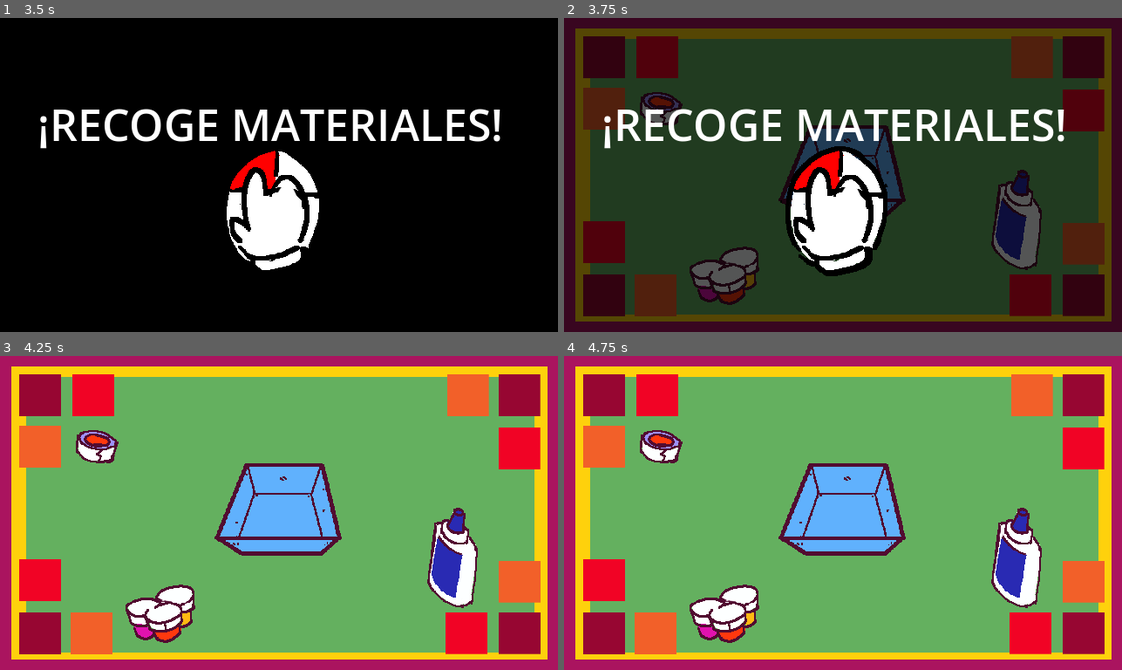
Above: before the commit, frames 1-4 (two rows, left to right).
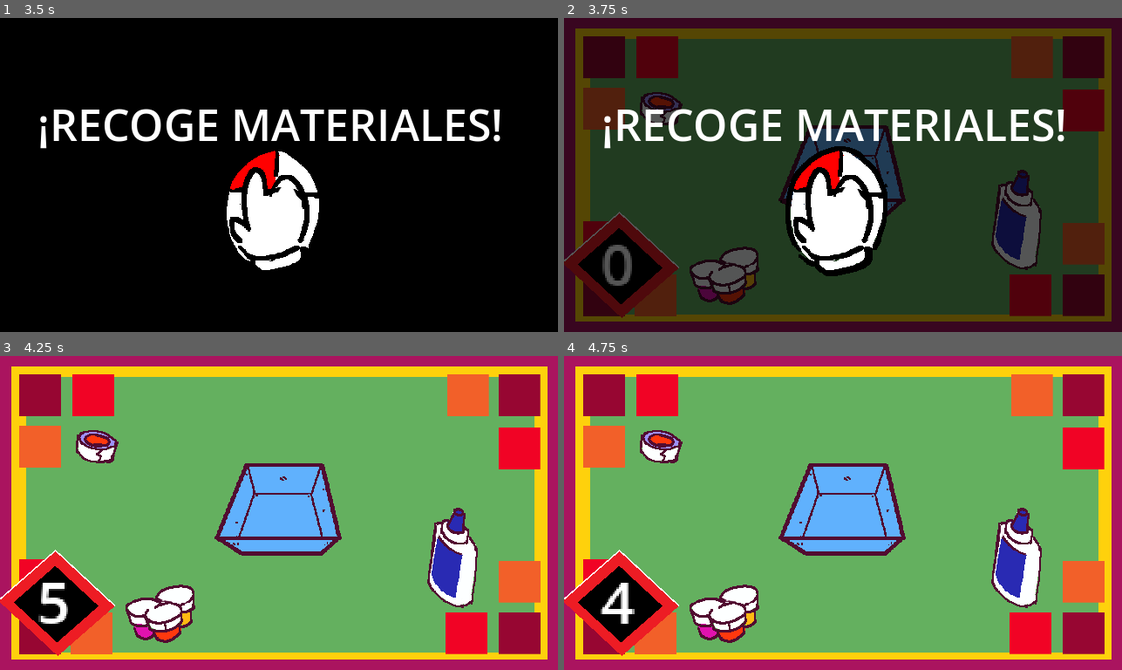
Above: after the commit, the same moments.

Repository: EricElMagenta/gamejammask2026
Game: Godot game, scene res://startmenu/startmenu.tscn
Two runs of this game, one before a commit and one after it. Both use one fixed random seed, a clock stepped at 60 frames per second and the inputs below.
Inputs (mouse positions are in pixels of both pictures, inside the frame that each line leads up to):
- Up to frame 1 (3.5 s): click (284, 209) at 0.5 s; click (284, 209) at 1.25 s; click (256, 269) at 2 s; tap Enter (ui_accept) at 2.75, 3.02 s; move the mouse to (401, 159) at 2.77 s; tap Space (presionar_tecla) at 2.85 s
- Up to frame 2 (3.75 s): tap Enter (ui_accept) at 3.5 s; move the mouse to (731, 190) at 3.52 s; tap Space (presionar_tecla) at 3.6 s
- Up to frame 3 (4.25 s): tap Enter (ui_accept) at 3.77 s
- Up to frame 4 (4.75 s): move the mouse to (898, 443) at 4.27 s; tap Space (presionar_tecla) at 4.35 s

Frame 1 is identical in both runs. In frame 2, 2.9% of the frame differs, in the area x 0-21%, y 61-96%; in frame 3, 3.6%; in frame 4, 3.6%.

Commit message:
Agregados efectos de sonido y tiempo a todos los niveles

Diff:
--- a/Level_3/node_2d.gd
+++ b/Level_3/node_2d.gd
@@ -21,6 +21,7 @@
 	time_label.text = str(round(timer.time_left))
 	# Detecta si la tecla se presiona solo una vez por pulsación
 	if Input.is_action_just_pressed("presionar_tecla") && !failure && can_dress:
+		AudioManager.play_put_mask()
 		contador += 1
 		actualizar_contador()
 		condicion_victoria()
@@ -29,7 +30,7 @@
 
 func mostrar_texto_victoria():
 	timer.stop()
-	label_victoria.visible = true # Hace visible el nodo
+	# label_victoria.visible = true # Hace visible el nodo
 	#label_victoria.text = "¡Condición cumplida!" # Cambia el texto si es necesario
 	textura_sprite.success = true
 	GameManager.total_score += 1
@@ -39,7 +40,7 @@
 func mostrar_texto_perder():
 	timer.stop()
 	failure = true
-	texto_perder.visible = true
+	# texto_perder.visible = true
 	await get_tree().create_timer(1).timeout
 	get_tree().change_scene_to_packed(next_scene)
 
--- a/Level_4/node_2d.gd
+++ b/Level_4/node_2d.gd
@@ -10,7 +10,7 @@
 
 @onready var result_label = $ResultLabel
 @onready var timer = $Timer
-@onready var time_label = $TimeLabel
+@onready var time_label = $TimerContainer/RichTextLabel
 
 func _ready():
 	time_label.text = str(round(timer.wait_time))
@@ -22,6 +22,7 @@
 
 
 func destroy_target(target):
+	AudioManager.play_pick_item()
 	target.queue_free()
 	score += 1
 	current_target = null
--- a/Level_4/node_2d.tscn
+++ b/Level_4/node_2d.tscn
@@ -10,6 +10,7 @@
 [ext_resource type="Script" path="res://Level_4/character_body_2d.gd" id="5_xnqte"]
 [ext_resource type="Texture2D" uid="uid://blnqm53cf480" path="res://assets/espacio.png" id="9_dtkkn"]
 [ext_resource type="Texture2D" uid="uid://brlvh8v2dvf86" path="res://assets/espacio2.png" id="10_qqurj"]
+[ext_resource type="Texture2D" uid="uid://c7cnw52l17r6p" path="res://assets/timer_placeholder.png" id="11_5hd1d"]
 
 [sub_resource type="SpriteFrames" id="SpriteFrames_7xll4"]
 animations = [{
@@ -108,6 +109,9 @@
 "speed": 2.0
 }]
 
+[sub_resource type="Theme" id="Theme_gf7nn"]
+default_font_size = 30
+
 [node name="Dance" type="Node2D"]
 modulate = Color(0, 0, 0, 1)
 script = ExtResource("1_p0cus")
@@ -223,6 +227,7 @@
 autostart = true
 
 [node name="ResultLabel" type="Label" parent="."]
+visible = false
 offset_left = 303.0
 offset_top = 104.0
 offset_right = 343.0
@@ -230,6 +235,7 @@
 theme_override_font_sizes/font_size = 50
 
 [node name="TimeLabel" type="Label" parent="."]
+visible = false
 offset_left = 392.0
 offset_right = 432.0
 offset_bottom = 23.0
@@ -275,6 +281,26 @@
 sprite_frames = SubResource("SpriteFrames_x0abx")
 autoplay = "default"
 
+[node name="TimerContainer" type="MarginContainer" parent="."]
+offset_left = 42.0
+offset_top = 237.0
+offset_right = 82.0
+offset_bottom = 280.0
+scale = Vector2(2.28, 2.12)
+
+[node name="RichTextLabel" type="RichTextLabel" parent="TimerContainer"]
+layout_mode = 2
+theme = SubResource("Theme_gf7nn")
+text = "6"
+
+[node name="Sprite2D" type="Sprite2D" parent="TimerContainer"]
+show_behind_parent = true
+position = Vector2(10.0877, 21.6981)
+rotation = 0.785398
+scale = Vector2(0.7, 0.7)
+skew = 0.0296706
+texture = ExtResource("11_5hd1d")
+
 [connection signal="body_entered" from="Bullseye" to="." method="_on_bullseye_body_entered"]
 [connection signal="body_exited" from="Bullseye" to="." method="_on_bullseye_body_exited"]
 [connection signal="area_entered" from="TargetStopper" to="TargetStopper" method="_on_area_entered"]
--- a/assets/Scenes/level_1.gd
+++ b/assets/Scenes/level_1.gd
@@ -5,6 +5,7 @@
 @onready var timer = $Timer
 @onready var time = %Time
 @onready var result_label = $ResultLabel
+@onready var time_label = $TimerContainer/RichTextLabel
 
 const SCORE_REQUIRED = 3
 
@@ -12,13 +13,13 @@
 
 
 func _ready():
-	time.text = str(timer.wait_time)
+	time_label.text = str(timer.wait_time)
 	AudioManager.stop_music()
 	AudioManager.play_game_music()
 
 
 func _process(_delta):
-	time.text = str(round(timer.time_left))
+	time_label.text = str(round(timer.time_left))
 	if bolsa.score == 3 && !showed_results: show_results()
 
 func show_results():
--- a/assets/Scenes/level_1.tscn
+++ b/assets/Scenes/level_1.tscn
@@ -10,6 +10,7 @@
 [ext_resource type="Texture2D" uid="uid://b3bbkppesg65l" path="res://assets/clickderecho.png" id="7_pbvbb"]
 [ext_resource type="Texture2D" uid="uid://d2dt30fy8tvv8" path="res://assets/scotch.png" id="8_swnxl"]
 [ext_resource type="Texture2D" uid="uid://b3ebl3f2daanw" path="res://assets/acrilicos.png" id="9_6s2bk"]
+[ext_resource type="Texture2D" uid="uid://c7cnw52l17r6p" path="res://assets/timer_placeholder.png" id="11_h6kv6"]
 
 [sub_resource type="RectangleShape2D" id="RectangleShape2D_4e7u4"]
 size = Vector2(128, 104)
@@ -84,6 +85,9 @@
 "transition": SubResource("Animation_od4eo")
 }
 
+[sub_resource type="Theme" id="Theme_wbrrr"]
+default_font_size = 30
+
 [node name="Main" type="Node2D"]
 modulate = Color(0, 0, 0, 1)
 script = ExtResource("1_kla56")
@@ -162,7 +166,6 @@
 texture = ExtResource("8_swnxl")
 
 [node name="CollisionShape2D" type="CollisionShape2D" parent="Item2"]
-scale = Vector2(1, 1)
 shape = SubResource("RectangleShape2D_0us1i")
 
 [node name="Button" type="Button" parent="Item2"]
@@ -209,6 +212,26 @@
 "": SubResource("AnimationLibrary_kdkxv")
 }
 autoplay = "transition"
+
+[node name="TimerContainer" type="MarginContainer" parent="."]
+offset_left = 42.0
+offset_top = 237.0
+offset_right = 82.0
+offset_bottom = 280.0
+scale = Vector2(2.28, 2.12)
+
+[node name="RichTextLabel" type="RichTextLabel" parent="TimerContainer"]
+layout_mode = 2
+theme = SubResource("Theme_wbrrr")
+text = "6"
+
+[node name="Sprite2D" type="Sprite2D" parent="TimerContainer"]
+show_behind_parent = true
+position = Vector2(10.0877, 21.6981)
+rotation = 0.785398
+scale = Vector2(0.7, 0.7)
+skew = 0.0296706
+texture = ExtResource("11_h6kv6")
 
 [connection signal="timeout" from="Timer" to="." method="_on_timer_timeout"]
 [connection signal="timeout" from="TransitionTimer" to="." method="_on_transition_timer_timeout"]
--- a/assets/Scripts/item.gd
+++ b/assets/Scripts/item.gd
@@ -7,12 +7,15 @@
 	if dragging: position = get_global_mouse_position() - of
 
 func _on_button_button_down():
+	AudioManager.play_pick_item()
 	dragging = true
 
 func _on_button_button_up():
+	AudioManager.play_place_item()
 	dragging = false
 
 func _on_area_entered(area):
 	if area.name == "Bolsa":
+		AudioManager.play_place_item()
 		area.score += 1
 		queue_free();
--- a/audio_manager.gd
+++ b/audio_manager.gd
@@ -31,3 +31,15 @@
 
 func play_defeat():
     $Defeat.play()
+
+func play_pick_item():
+    $PickItem.play()
+
+func play_place_item():
+    $PlaceItem.play()
+
+func play_put_mask():
+    $PutMask.play()
+
+func play_making_mask():
+    $MakingMask.play()
--- a/audio_manager.tscn
+++ b/audio_manager.tscn
@@ -1,10 +1,14 @@
-[gd_scene load_steps=6 format=3 uid="uid://dg1f4vucwlm5g"]
+[gd_scene load_steps=10 format=3 uid="uid://dg1f4vucwlm5g"]
 
 [ext_resource type="Script" path="res://audio_manager.gd" id="1_iiwig"]
 [ext_resource type="AudioStream" uid="uid://bvy6lrhfxbx5n" path="res://audio/GGJ 2026_loose_test_1.ogg" id="2_lk0i2"]
 [ext_resource type="AudioStream" uid="uid://7b7fqu12h2t" path="res://audio/GGJ 2026_victory_test_1.ogg" id="3_mbnuf"]
 [ext_resource type="AudioStream" uid="uid://bfr8sb5npvb6g" path="res://audio/main_theme.ogg" id="4_5b3je"]
 [ext_resource type="AudioStream" uid="uid://duka2l323hkk6" path="res://audio/mini_games.ogg" id="5_jd3ly"]
+[ext_resource type="AudioStream" uid="uid://dmupkee5m8a22" path="res://audio/pick_item.ogg" id="6_2yjq8"]
+[ext_resource type="AudioStream" uid="uid://dmgr3edlk3d8s" path="res://audio/place_item.ogg" id="7_l23c5"]
+[ext_resource type="AudioStream" uid="uid://bu30s0hqln31k" path="res://audio/put_mask.ogg" id="8_vp4m5"]
+[ext_resource type="AudioStream" uid="uid://bdspdvcfaihe7" path="res://audio/making_mask.ogg" id="9_vo6xi"]
 
 [node name="AudioManager" type="Node"]
 script = ExtResource("1_iiwig")
@@ -25,3 +29,18 @@
 [node name="GameMusic" type="AudioStreamPlayer" parent="."]
 stream = ExtResource("5_jd3ly")
 volume_db = -5.0
+
+[node name="PickItem" type="AudioStreamPlayer" parent="."]
+stream = ExtResource("6_2yjq8")
+bus = &"SFX"
+
+[node name="PlaceItem" type="AudioStreamPlayer" parent="."]
+stream = ExtResource("7_l23c5")
+bus = &"SFX"
+
+[node name="PutMask" type="AudioStreamPlayer" parent="."]
+stream = ExtResource("8_vp4m5")
+bus = &"SFX"
+
+[node name="MakingMask" type="AudioStreamPlayer" parent="."]
+stream = ExtResource("9_vo6xi")
--- a/level_2/dragable_piece.gd
+++ b/level_2/dragable_piece.gd
@@ -8,7 +8,9 @@
 	if dragging: position = get_global_mouse_position() - of
 
 func _on_button_button_down():
+	AudioManager.play_pick_item()
 	dragging = true
 
 func _on_button_button_up():
+	AudioManager.play_place_item()
 	dragging = false
--- a/level_2/level_2.gd
+++ b/level_2/level_2.gd
@@ -11,14 +11,16 @@
 
 @onready var fillable_area = $FillableArea
 
+@onready var time_label = $TimerContainer/RichTextLabel
+
 const MIN_SCORE_REQUIRED = 80
 var has_won = false
 
 func _ready():
-	time.text = str(timer.wait_time)
+	time_label.text = str(timer.wait_time)
 
 func _process(_delta):
-	time.text = str(round(timer.time_left))
+	time_label.text = str(round(timer.time_left))
 	if get_mean_score() >= 100 && !has_won:
 		show_results()
 
@@ -35,6 +37,7 @@
 	var mean_score = get_mean_score()
 	if mean_score > MIN_SCORE_REQUIRED:
 		result_label.text = "ÉXITO"
+		AudioManager.play_making_mask()
 		GameManager.total_score += 1
 	else: result_label.text = "¡PERDEDOR!"
 	await get_tree().create_timer(1).timeout
--- a/level_2/level_2.tscn
+++ b/level_2/level_2.tscn
@@ -7,6 +7,7 @@
 [ext_resource type="PackedScene" uid="uid://dfxn8amk86irv" path="res://level_2/fillable_area.tscn" id="4_4466f"]
 [ext_resource type="Texture2D" uid="uid://dfw67n4bbwp3d" path="res://assets/desplazamientodemausse.png" id="5_adiec"]
 [ext_resource type="Texture2D" uid="uid://b3bbkppesg65l" path="res://assets/clickderecho.png" id="6_jk4oc"]
+[ext_resource type="Texture2D" uid="uid://c7cnw52l17r6p" path="res://assets/timer_placeholder.png" id="8_48xp4"]
 
 [sub_resource type="Animation" id="Animation_b1sdo"]
 length = 0.001
@@ -106,6 +107,9 @@
 "name": &"default",
 "speed": 3.0
 }]
+
+[sub_resource type="Theme" id="Theme_eedft"]
+default_font_size = 30
 
 [node name="Level2" type="Node2D"]
 modulate = Color(0, 0, 0, 1)
@@ -186,5 +190,25 @@
 autoplay = "default"
 frame_progress = 0.726046
 
+[node name="TimerContainer" type="MarginContainer" parent="."]
+offset_left = 42.0
+offset_top = 237.0
+offset_right = 82.0
+offset_bottom = 280.0
+scale = Vector2(2.28, 2.12)
+
+[node name="RichTextLabel" type="RichTextLabel" parent="TimerContainer"]
+layout_mode = 2
+theme = SubResource("Theme_eedft")
+text = "6"
+
+[node name="Sprite2D" type="Sprite2D" parent="TimerContainer"]
+show_behind_parent = true
+position = Vector2(10.0877, 21.6981)
+rotation = 0.785398
+scale = Vector2(0.7, 0.7)
+skew = 0.0296706
+texture = ExtResource("8_48xp4")
+
 [connection signal="timeout" from="Timer" to="." method="_on_timer_timeout"]
 [connection signal="timeout" from="TransitionTimer" to="." method="_on_transition_timer_timeout"]
Not shown: 1 places in Level_4/node_2d.tscn that only renumber resources
Not shown: 1 places in assets/Scenes/level_1.tscn that only renumber resources
Not shown, added: audio/making_mask.ogg.import
Not shown, added: audio/pick_item.ogg.import
Not shown, added: audio/place_item.ogg.import
Not shown, added: audio/put_mask.ogg.import
Not shown: 1 places in level_2/level_2.tscn that only renumber resources
Not shown, added: audio/making_mask.ogg
Not shown, added: audio/pick_item.ogg
Not shown, added: audio/place_item.ogg
Not shown, added: audio/put_mask.ogg
